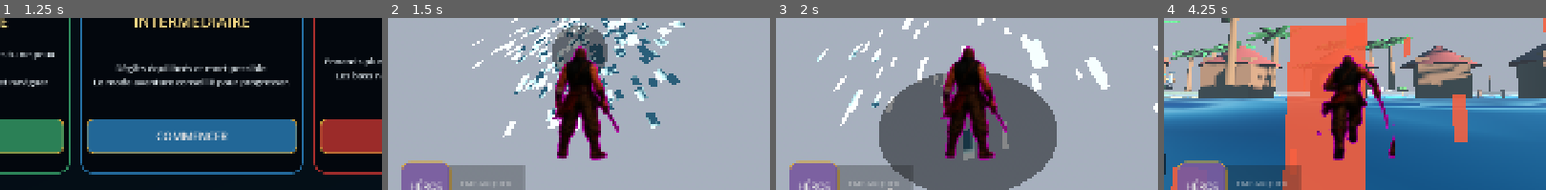
Above: before the commit, frames 1-4 (left to right).
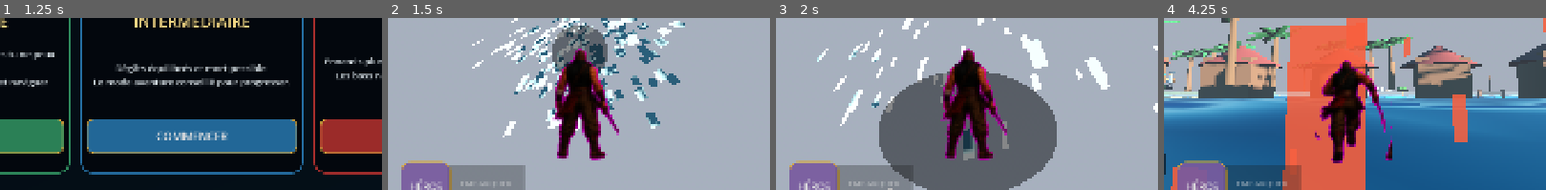
Above: after the commit, the same moments.

Repository: Chasmet/Chk-pirate-warrior-
Game: Godot game, scene res://scenes/main.tscn
The game is run twice, just before and just after one commit, with the same random seed, the same clock (stepped at 60 frames per second) and the same inputs.
Inputs (mouse positions are % of the whole screen's width and height, from its top left):
- Up to frame 1 (1.25 s): click (20, 24) at 0.52 s
- Up to frame 2 (1.5 s): click "COMMENCER" at 1.25 s
- Up to frame 3 (2 s): no input
- Up to frame 4 (4.25 s): drag from (67, 63) to (60, 28) at 2.02 s; drag from (8, 84) to (45, 70) at 2.77 s; move the mouse to (21, 86) at 3.52 s; hold D (move_right) from 3.53 s (still down); tap Shift (dodge) at 3.6 s; click (21, 86) at 3.67 s
The pictures show only the part of the screen within x 25-75%, y 44-94%; the shares and areas given below are measured in that part.

Frame 1 is identical in both runs. In frame 2, 1.9% of the frame differs, in the area x 43-61%, y 16-83%; in frame 3, 2.1%; in frame 4, 3.8%, in the area x 39-61%, y 21-85%.

Commit message:
Ancre le héros au bateau et ajoute des animations visuelles fluides

Diff:
--- a/godot/scripts/hero_material_renderer.gd
+++ b/godot/scripts/hero_material_renderer.gd
@@ -13,6 +13,7 @@
 var tracked_hframes := -1
 var tracked_frame := -1
 var label_cleanup_timer := 0.0
+var animation_time := 0.0
 
 func _ready() -> void:
 	layer = 0
@@ -50,6 +51,7 @@
 	set_process(true)
 
 func _process(delta: float) -> void:
+	animation_time += delta
 	label_cleanup_timer -= delta
 	if label_cleanup_timer <= 0.0:
 		label_cleanup_timer = 0.35
@@ -123,12 +125,30 @@
 	var viewport_size := get_viewport().get_visible_rect().size
 	var frame_width := float(texture.get_width()) / float(maxi(1, source_sprite.hframes))
 	var aspect := frame_width / maxf(float(texture.get_height()), 1.0)
-	var display_height := viewport_size.y * (0.23 if player.boat_mode else 0.46)
-	var display_size := Vector2(display_height * aspect, display_height)
-	var center_x := viewport_size.x * 0.50
-	var bottom_y := viewport_size.y * (0.80 if player.boat_mode else 0.92)
-	hero_view.position = Vector2(center_x - display_size.x * 0.5, bottom_y - display_size.y)
-	hero_view.size = display_size
+	var horizontal_speed := Vector2(player.velocity.x, player.velocity.z).length()
+	var movement := clampf(horizontal_speed / maxf(player._movement_speed(), 0.1), 0.0, 1.0) if not player.boat_mode else clampf(absf(player.boat_speed) / PlayerController.BOAT_MAX_SPEED, 0.0, 1.0)
+	var stride := sin(animation_time * lerpf(4.2, 11.5, movement))
+	var breathing := sin(animation_time * 2.8) * 2.0
+	var action_pulse := 1.035 if tracked_frame in [2, 3] else 1.0
+
+	if player.boat_mode:
+		var world_anchor := player.global_position + Vector3.UP * 2.15
+		if player.camera.is_position_behind(world_anchor):
+			hero_view.visible = false
+			return
+		var projected := player.camera.unproject_position(world_anchor)
+		var display_height := viewport_size.y * 0.155 * action_pulse
+		var display_size := Vector2(display_height * aspect, display_height)
+		var sway := Vector2(stride * 2.2, breathing + absf(stride) * 2.0 * movement)
+		hero_view.position = projected - Vector2(display_size.x * 0.5, display_size.y * 0.88) + sway
+		hero_view.size = display_size
+	else:
+		var display_height := viewport_size.y * 0.45 * action_pulse
+		var display_size := Vector2(display_height * aspect, display_height)
+		var center_x := viewport_size.x * 0.50 + stride * 4.0 * movement
+		var bottom_y := viewport_size.y * 0.92 + breathing + absf(stride) * 7.0 * movement
+		hero_view.position = Vector2(center_x - display_size.x * 0.5, bottom_y - display_size.y)
+		hero_view.size = display_size
 	hero_view.visible = true
 
 func _hide_broken_world_labels() -> void:
